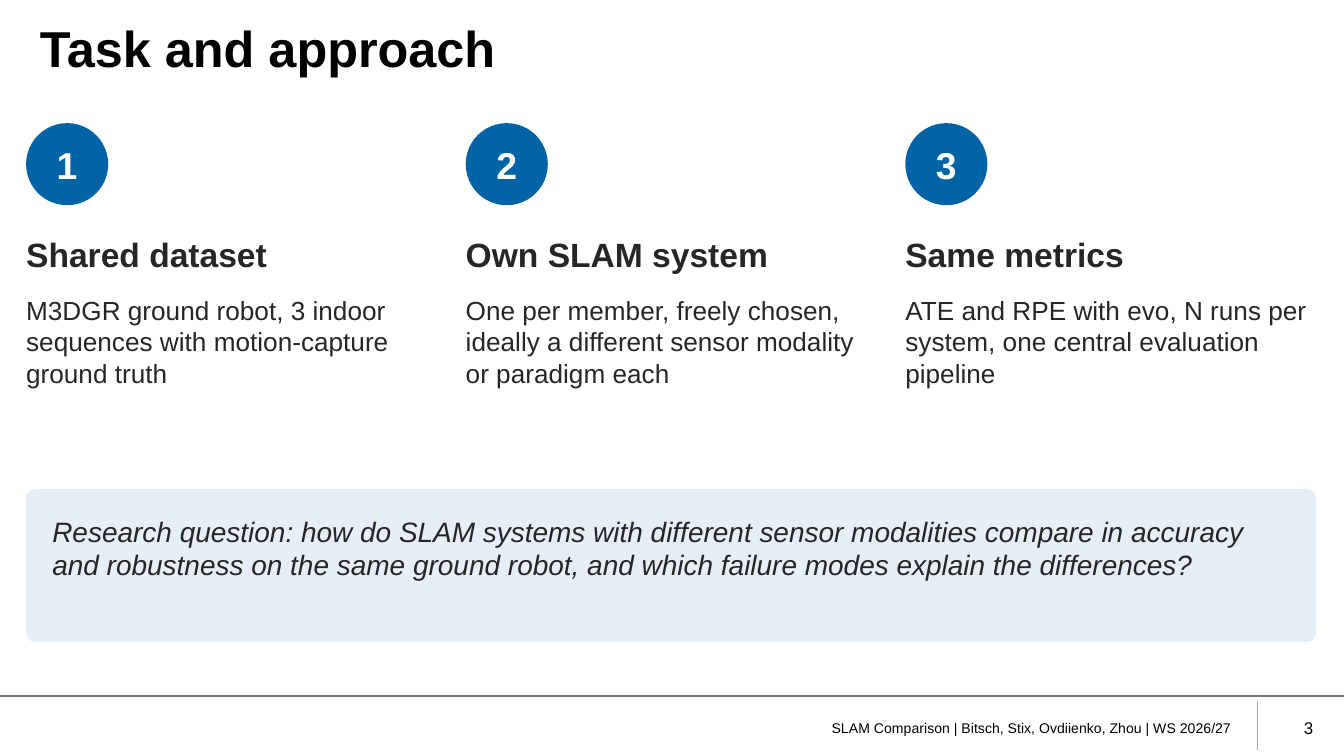
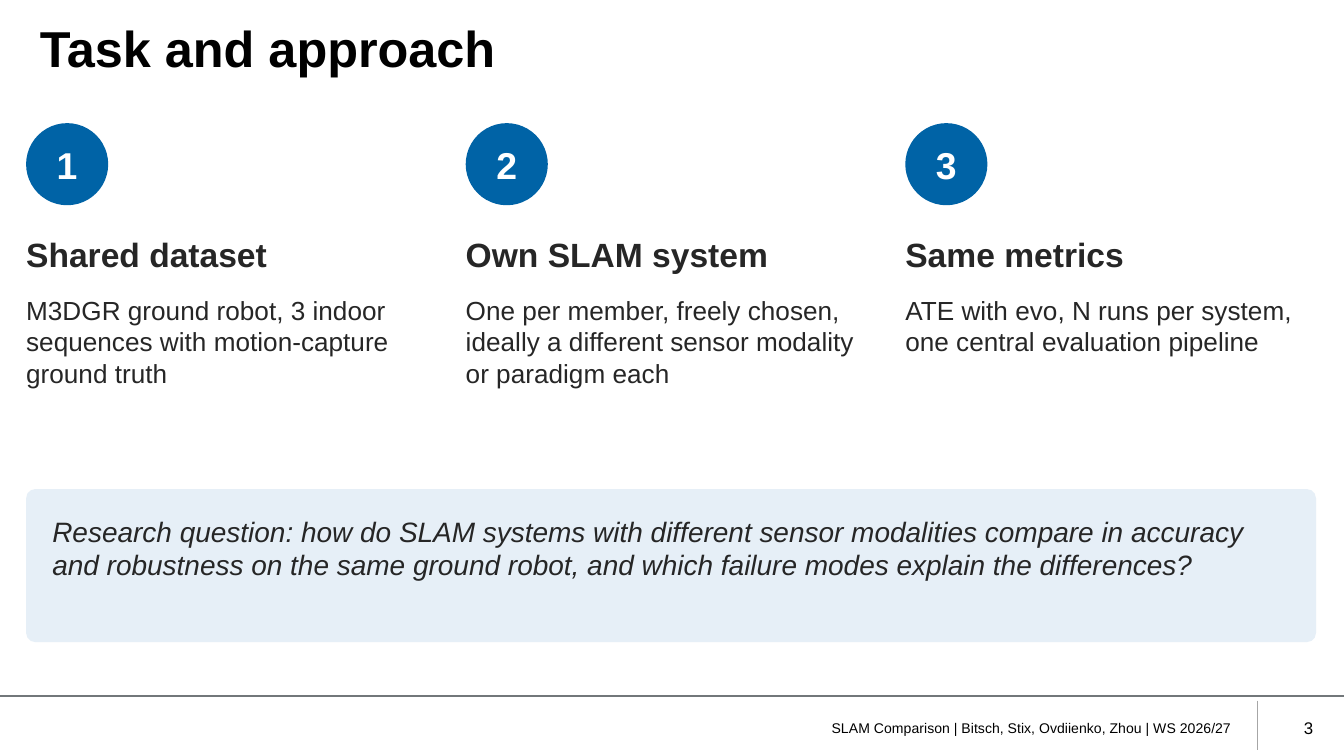
Before and after one commit to eliasbitsch/bEARL, a slide deck: slide 3 of slides/slam_comparison.pptx. Drawn at 1344x756 pixels with LibreOffice and Linux fonts; fonts in the diff are those of the drawing; background and template pictures are left out. Boxes give left, top, right and bottom in pixels: in the first picture for what was removed or moved away, otherwise in the second. Text is boxed around its words. In the diff, an @@ line names an element or a change of style, - is before the commit and + after.

```diff
--- a/slides/slam_comparison.pptx
+++ b/slides/slam_comparison.pptx
@@ text at box(905, 301, 1291, 357): text changed @@
-ATE and RPE with evo, N runs per system, one central evaluation pipeline
+ATE with evo, N runs per system, one central evaluation pipeline
```
Also in this commit, not shown: 2 other slides changed, 1 slide removed, 7 other files.
